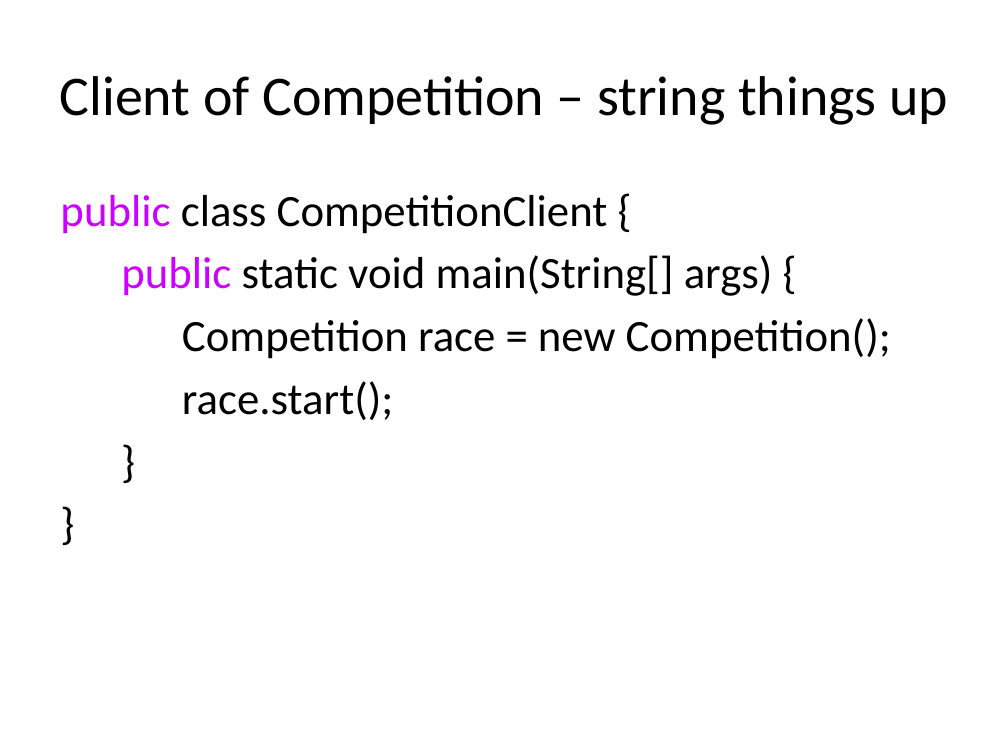
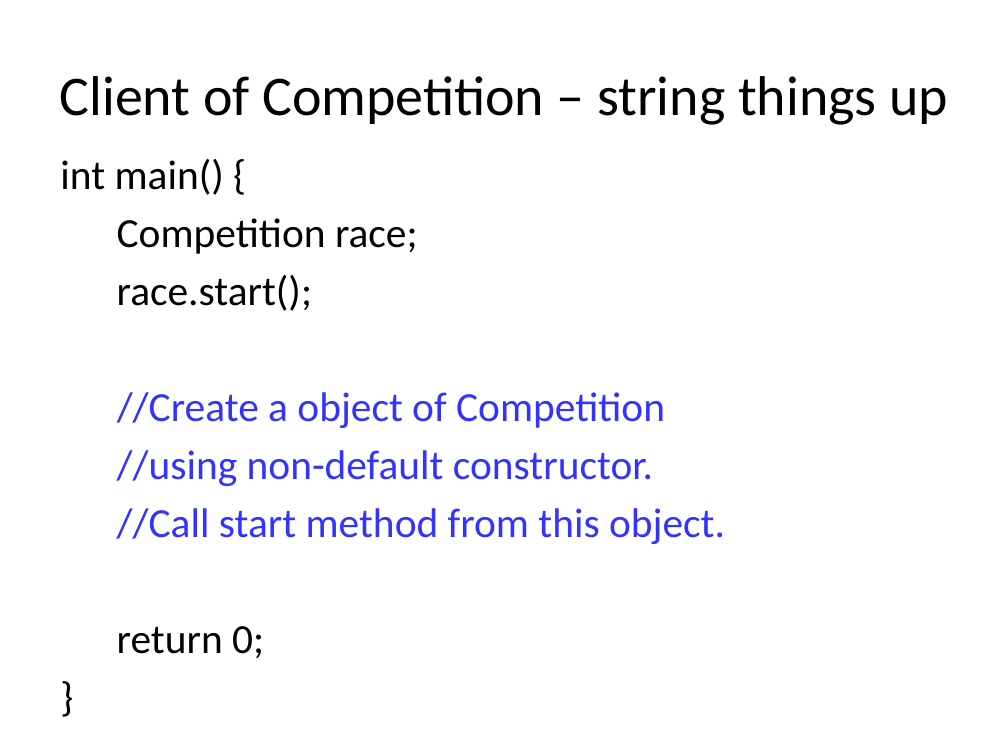
Before and after one commit to tong-yee/tong-yee.github.io, a slide deck: slide 22 of 135/projects/project3/project3_HareTortoiseCompetition.pptx (slide 19 before the commit). Drawn at 1008x756 pixels with LibreOffice and Linux fonts; fonts in the diff are those of the drawing. Boxes give left, top, right and bottom in pixels: in the first picture for what was removed or moved away, otherwise in the second. Text is boxed around its words. In the diff, an @@ line names an element or a change of style, - is before the commit and + after.

Commit message:
add Hare and Tortoise Competition

```diff
--- a/135/projects/project3/project3_HareTortoiseCompetition.pptx
+++ b/135/projects/project3/project3_HareTortoiseCompetition.pptx
@@ text at [60,159,725,658]: paragraph removed @@
-}
@@ text "int main() {": place and size @@
-text "int main() {" at [60,195,891,420]
+text "int main() {" at [60,159,725,658]
@@ text at [60,159,418,254]: text changed; size 32 to 29.6 pt @@
-public class CompetitionClient {
-public static void main(String[] args) {
-Competition race = new Competition();
+int main() {
+Competition race;
@@ text at [117,275,312,311]: size 32 to 29.6 pt in "race.start();", "}" @@
@@ text at [117,392,725,658]: paragraphs added @@
+//Create a object of Competition
+//using non-default constructor.
+//Call start method from this object.
+return 0;
```
Also in this commit, not shown: 17 other slides changed, 3 slides added, 2 other files.
